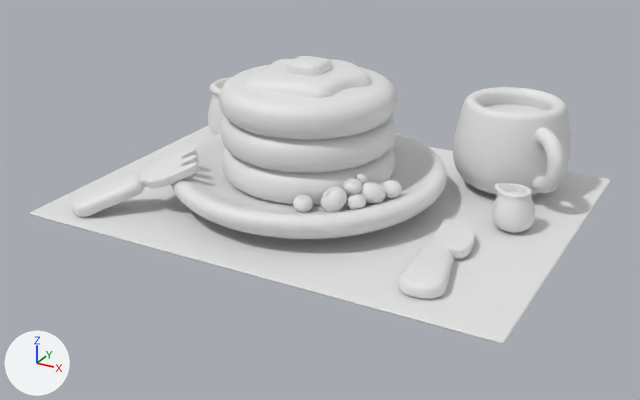
The glTF model pancake.glb as it was, and as the next commit left it.
Rendered twice from a camera (50 mm lens) standing at (8.27, -16.12, 7.98) and looking at (-0.34, -0.47, 0.15). The axes (+X, +Y, +Z) are drawn at lower left. The lights are the same throughout. Materials are left out; every surface is plain grey. Where no turn or scale is listed for an object, it has been applied to the vertices.
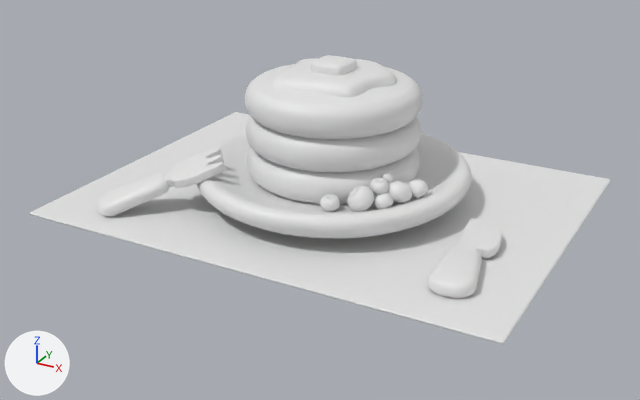
Location of each change, [x1, y1, x2, y2] in pixels of the pictures (640 x 400 px):
'Circle.005', moved
    before: [171, 133, 447, 239]
    after: [197, 132, 471, 239]
'Cylinder.002', moved
    before: [219, 64, 397, 140]
    after: [245, 64, 422, 139]
'Circle.003', deleted
    before: [453, 87, 571, 195]
'Cylinder.001', moved
    before: [221, 116, 396, 173]
    after: [246, 116, 421, 173]
'Cylinder.004', moved
    before: [222, 148, 395, 205]
    after: [247, 147, 419, 204]
'Cylinder.003', moved
    before: [245, 59, 371, 98]
    after: [271, 58, 397, 97]
'Cube.003', moved
    before: [398, 247, 454, 299]
    after: [428, 247, 482, 298]
'Cube.002', moved
    before: [72, 173, 144, 217]
    after: [97, 173, 169, 217]
'Plane.001', moved
    before: [140, 148, 200, 188]
    after: [165, 148, 226, 188]
'Plane.002', moved
    before: [428, 219, 474, 259]
    after: [456, 218, 501, 258]
'Circle.007', deleted
    before: [492, 183, 535, 232]
'Torus.003', deleted
    before: [531, 127, 565, 193]
'Cube.001', moved
    before: [285, 56, 331, 76]
    after: [311, 55, 357, 75]
'Circle.006', deleted
    before: [208, 77, 231, 135]
'Circle.004', deleted
    before: [485, 104, 545, 113]

The change in detail:
Object 'Cylinder.002' (ob_cylinder_002) moves from (0.0, 0.0, 0.0) to (0.46, 0.29, 0.0).
Object 'Circle.005' (ob_circle_005) moves from (0.0, 0.0, 0.0) to (0.46, 0.29, 0.0).
Object 'Cylinder.003' (ob_cylinder_003) moves from (0.0, 0.0, 0.0) to (0.46, 0.29, 0.0).
Object 'Cube.001' (ob_cube_001) moves from (0.0, 0.0, 0.0) to (0.46, 0.29, 0.0).
Object 'Cylinder.001' (ob_cylinder_001) moves from (0.0, 0.0, 0.0) to (0.46, 0.29, 0.0).
Object 'Cylinder.004' (ob_cylinder_004) moves from (0.0, 0.0, 0.0) to (0.46, 0.29, 0.0).
Object 'Circle.003' (ob_circle_003) is deleted.
Object 'Circle.004' (ob_circle_004) is deleted.
Object 'Torus.003' (ob_torus_003) is deleted.
Object 'Circle.006' (ob_circle_006) is deleted.
Object 'Circle.007' (ob_circle_007) is deleted.
Object 'Plane.001' (ob_plane_001) moves from (0.0, 0.0, 0.0) to (0.46, 0.29, 0.0).
Object 'Cube.002' (ob_cube_002) moves from (0.0, 0.0, 0.0) to (0.46, 0.29, 0.0).
Object 'Plane.002' (ob_plane_002) moves from (0.0, 0.0, 0.0) to (0.46, 0.29, 0.0).
Object 'Cube.003' (ob_cube_003) moves from (0.0, 0.0, 0.0) to (0.46, 0.29, 0.0).
